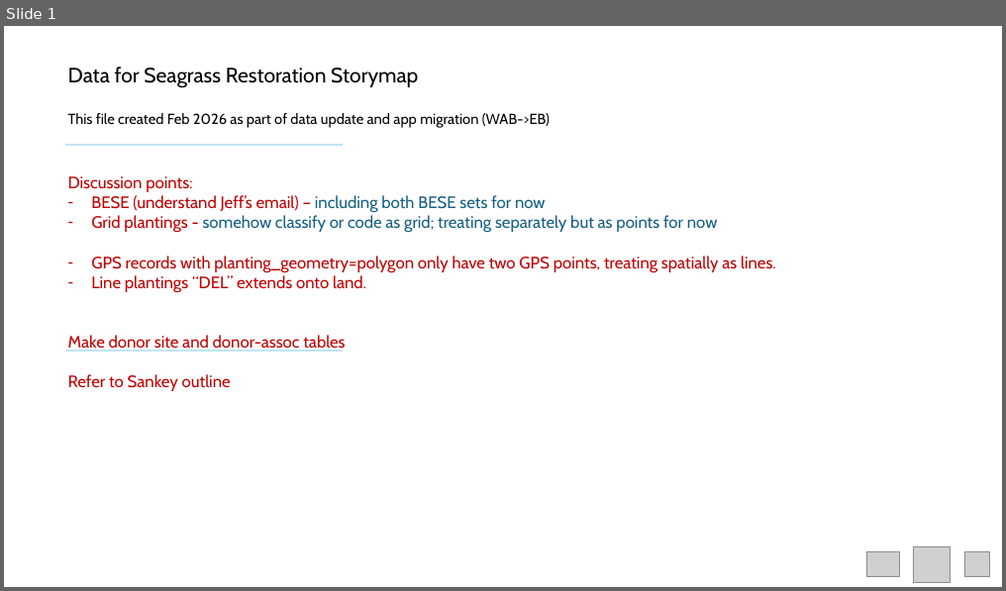
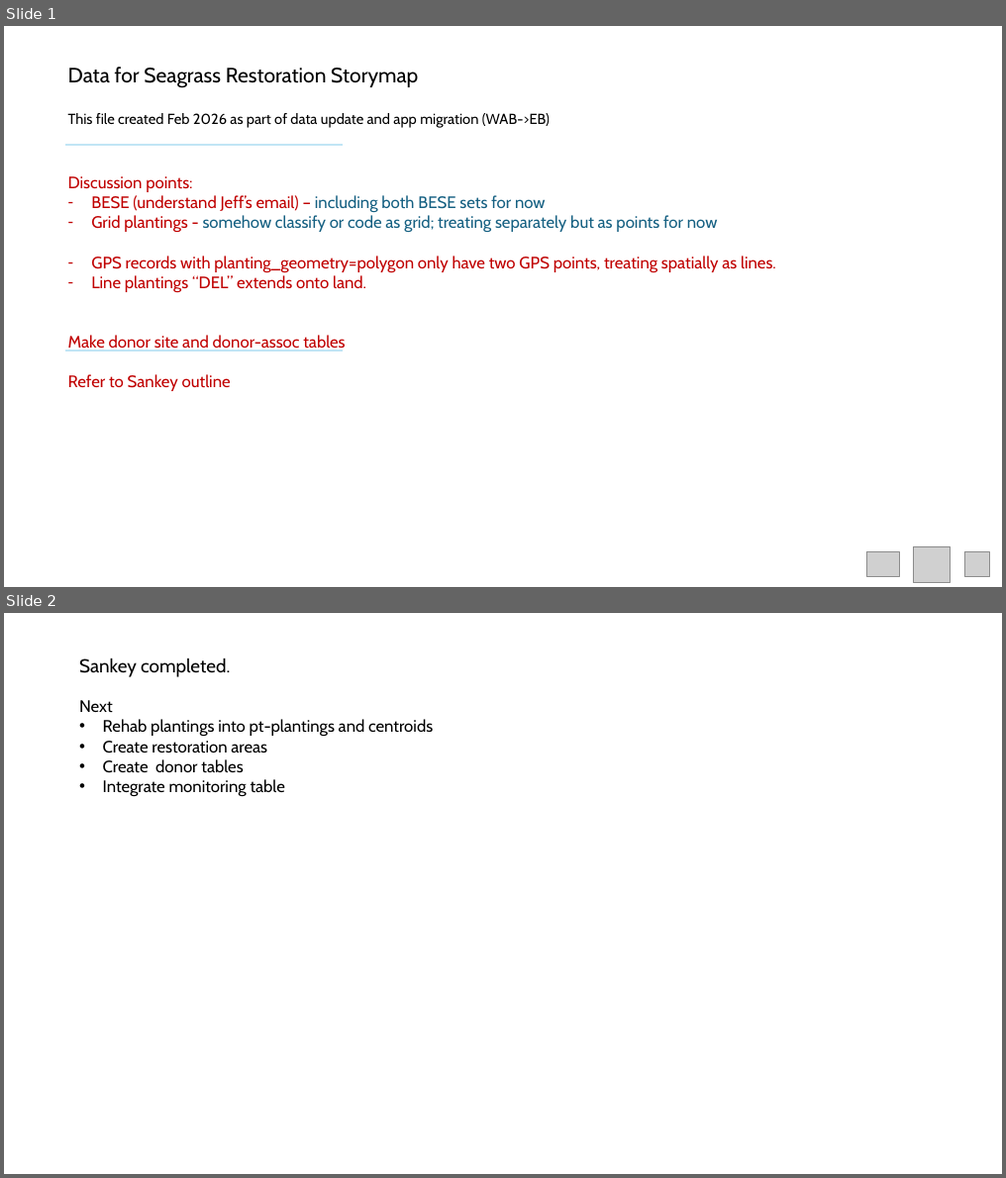
Before and after one commit to WA-Nearshore/seagrass-restoration-processing, a slide deck: docs/seagrass_restoration_storymap_notes.pptx. Shown one above the other, each under a label of ours: slide 1 before the commit, slides 1 and 2 after it. The pictures are 1006x591 and 1006x1178 pixels, drawn with LibreOffice and Linux fonts; fonts in the diff are those of the drawing; grey boxes stand for pictures. Boxes give left, top, right and bottom in pixels: in the first picture for what was removed or moved away, otherwise in the second. Text is boxed around its words. In the diff, an @@ line names an element or a change of style, - is before the commit and + after.

Commit message:
Completed sankey function.

```diff
--- a/docs/seagrass_restoration_storymap_notes.pptx
+++ b/docs/seagrass_restoration_storymap_notes.pptx
@@ slide 2 added at [4, 613, 1002, 1174], background #FFFFFF @@
@@ text added at [79, 658, 433, 796], 16 pt, text #000000 @@
+Sankey completed.
+Next
+• Rehab plantings into pt-plantings and centroids
+• Create restoration areas
+• Create donor tables
+• Integrate monitoring table
```
Also in this commit, not shown: 2 slides changed, 1 slide removed, 48 other files.
